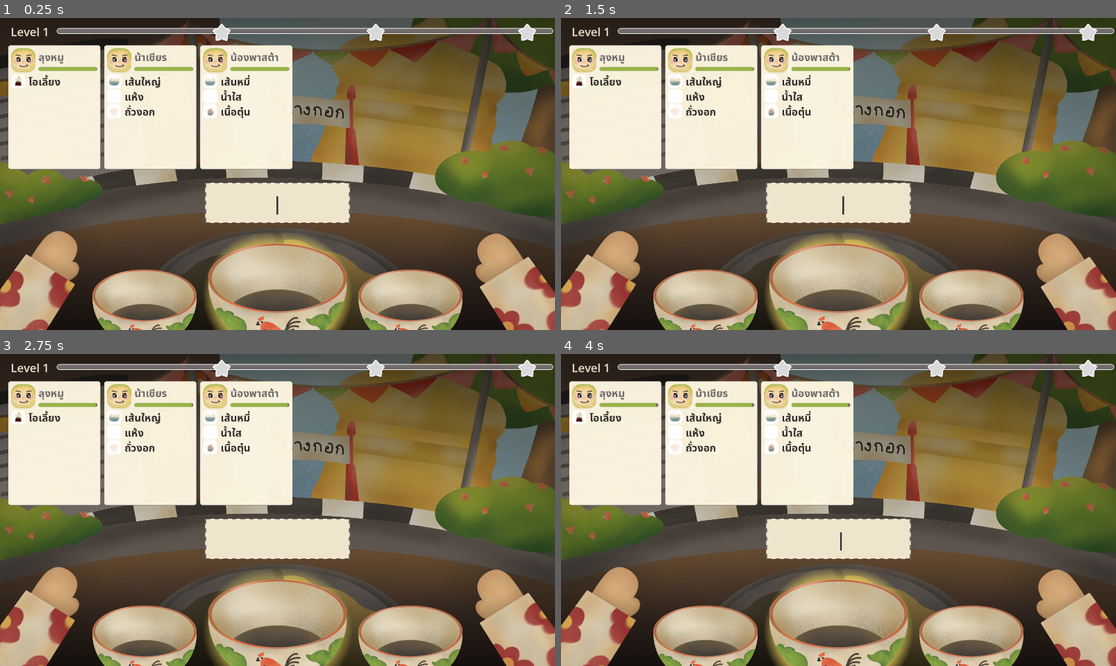
Above: before the commit, frames 1-4 (two rows, left to right).
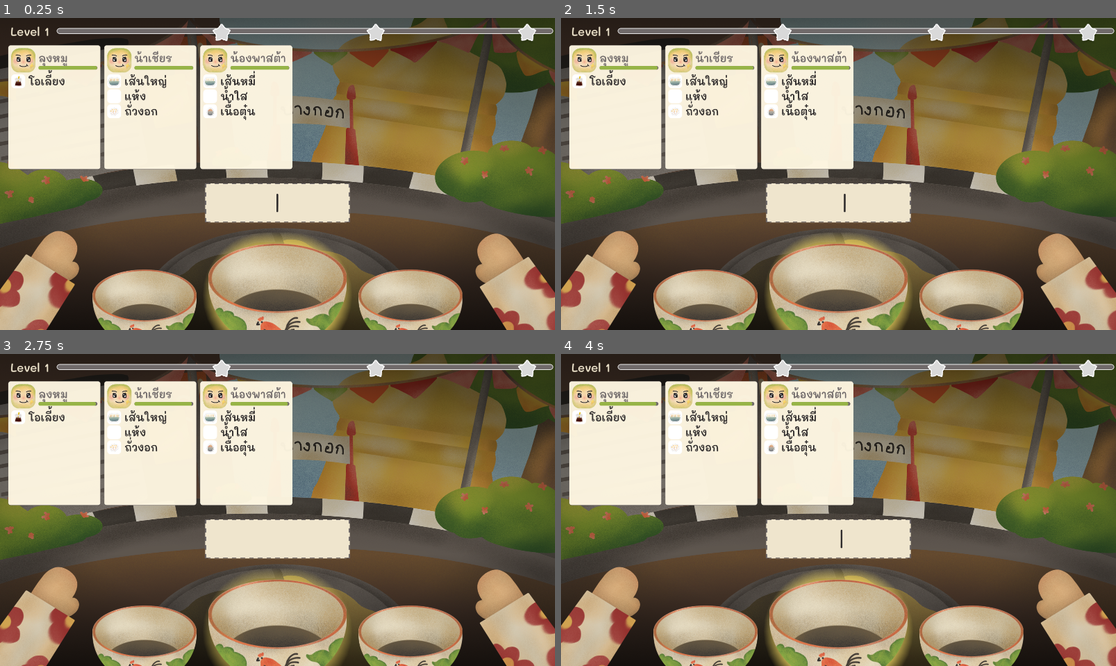
Above: after the commit, the same moments.

Repository: pcpaugust/video-game
Game: Godot game, scene res://scenes/main/Cooking.tscn
Same seed, same stepped clock (60 frames per second), same inputs: the game is played once before the commit and once after it.
Inputs:
- Up to frame 1 (0.25 s): no input
- Up to frame 2 (1.5 s): tap Enter at 0.5, 0.6 s; tap Space at 0.77, 1.25 s; tap Tab at 1.35 s
- Up to frame 3 (2.75 s): tap Space at 1.52 s; tap Enter at 2 s; tap Backspace at 2.1 s
- Up to frame 4 (4 s): tap Space at 2.75, 3.02, 3.77 s; tap Enter at 2.85, 3.5 s; tap Tab at 3.6 s

The runs differ from the first frame. In frame 1, 1.7% of the frame differs, in the area x 2-64%, y 2-66%; in frame 2, 1.8%; in frame 3, 1.7%; in frame 4, 1.8%.

Commit message:
feat: add Mali font assets and set as project custom GUI font

Diff:
--- a/project.godot
+++ b/project.godot
@@ -20,6 +20,10 @@
 window/size/viewport_width=1920
 window/size/viewport_height=1080
 
+[gui]
+
+theme/custom_font="res://assets/fonts/Mali-SemiBold.ttf"
+
 [physics]
 
 3d/physics_engine="Jolt Physics"
Binary file added: assets/fonts/Mali-Regular.ttf
Not shown, added: assets/fonts/Mali-Regular.ttf.import
Binary file added: assets/fonts/Mali-SemiBold.ttf
Not shown, added: assets/fonts/Mali-SemiBold.ttf.import
Not shown, added: mali.css
Not shown, added: mali600.css
